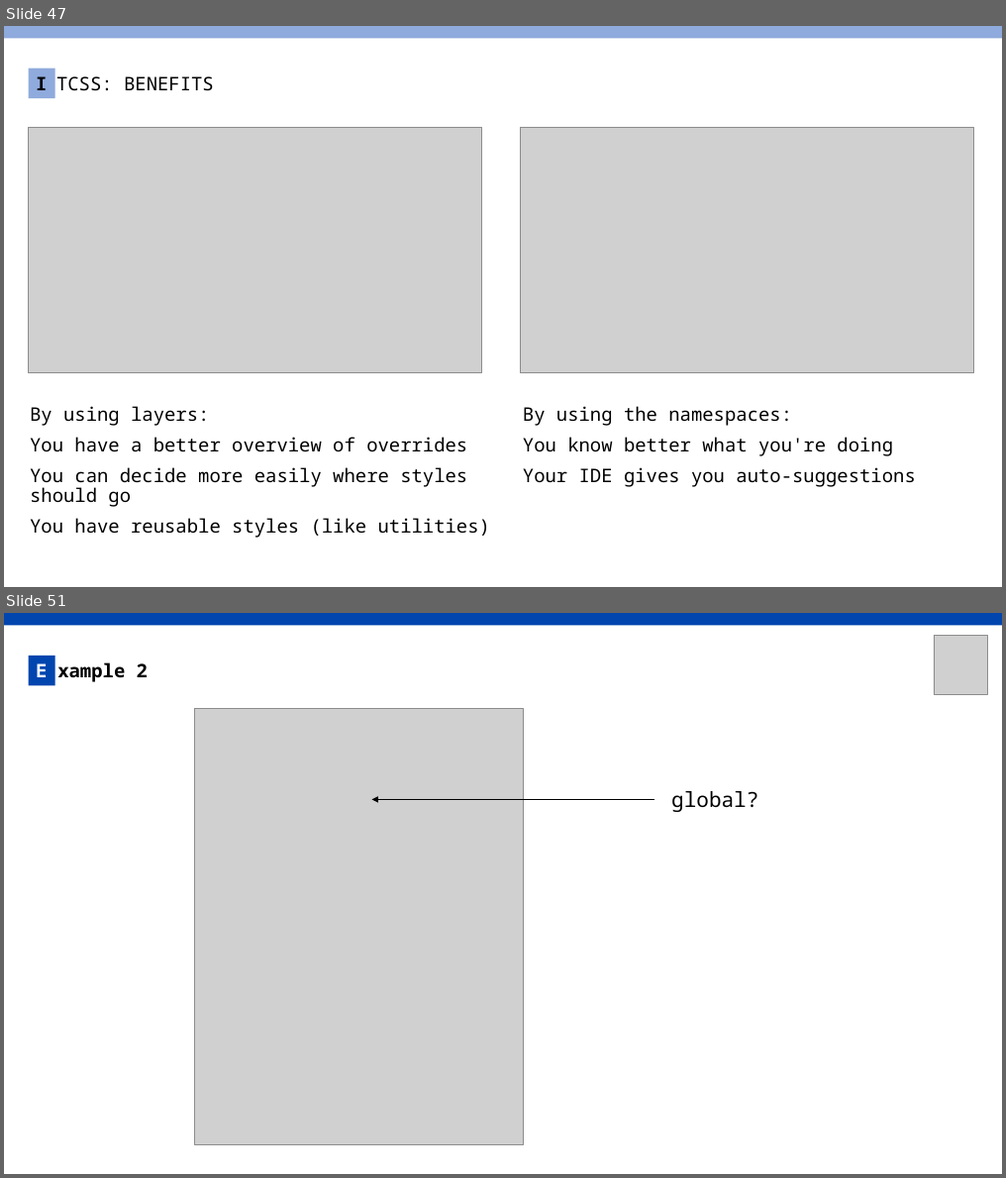
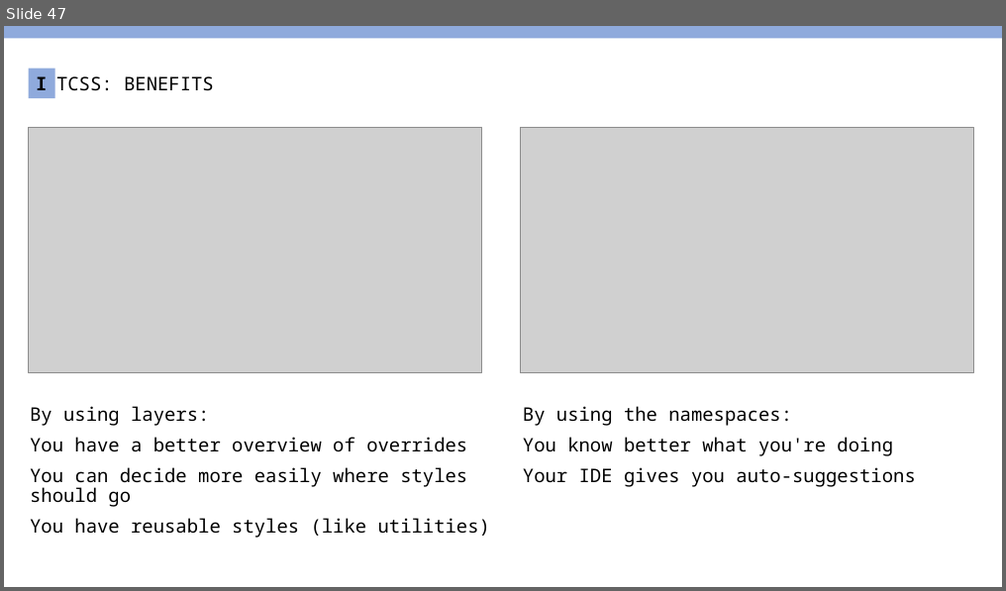
Before and after one commit to AxelPauwels/SEM-BIO, a slide deck: presentation/SEM&BIO.pptx. Shown one above the other, each under a label of ours: slides 47 and 51 before the commit, slide 47 after it; the slides between them are not shown. The pictures are 1006x1178 and 1006x591 pixels, drawn with LibreOffice and Linux fonts; fonts in the diff are those of the drawing; grey boxes stand for pictures. Boxes give left, top, right and bottom in pixels: in the first picture for what was removed or moved away, otherwise in the second. Text is boxed around its words. In the diff, an @@ line names an element or a change of style, - is before the commit and + after.

```diff
--- a/presentation/SEM&BIO.pptx
+++ b/presentation/SEM&BIO.pptx
@@ slide 51 removed at (4,613,1002,1174), background #FFFFFF @@
@@ rectangle removed at (4,613,1002,626) @@
@@ picture removed at (934,635,988,694) @@
@@ rectangle removed at (29,656,55,685) @@
-E
@@ text removed at (57,663,148,682) @@
-xample 2
@@ picture removed at (195,709,523,1146) @@
@@ arrow removed from (654, 799) to (371, 799) @@
@@ text removed at (671,791,758,812) @@
-global?
```
Also in this commit, not shown: 2 slides changed, 15 other slides removed, 3 other files.
